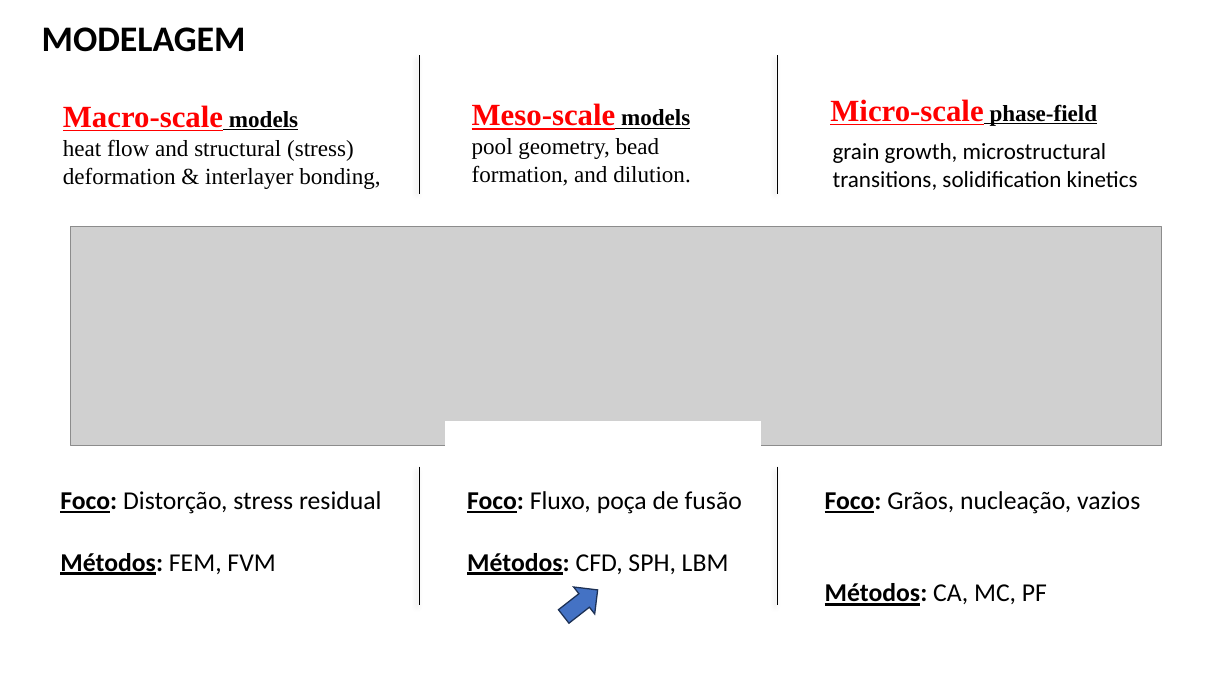
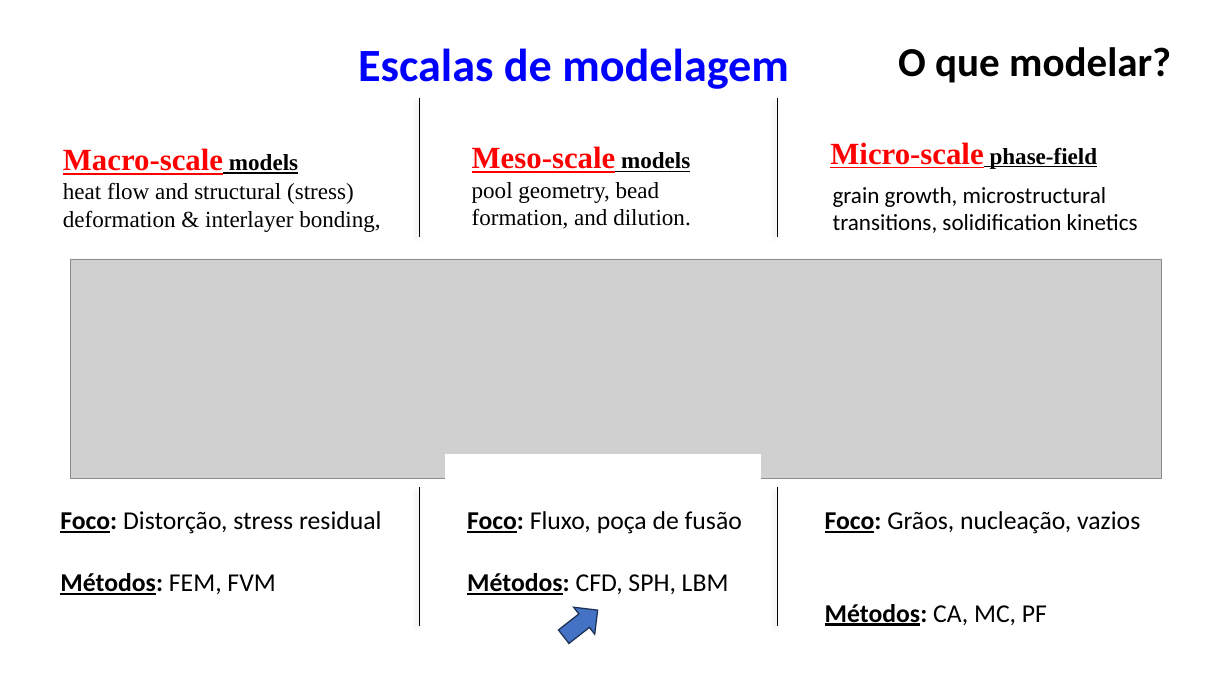
Before and after one commit to grossiRM/AM_FEG, a slide deck: slide 13 of Plano_V02_iii_AM_FEG/d.pptx (slide 5 before the commit). Drawn at 1232x693 pixels with LibreOffice and Linux fonts; fonts in the diff are those of the drawing; grey boxes stand for pictures. Boxes give left, top, right and bottom in pixels: in the first picture for what was removed or moved away, otherwise in the second. Text is boxed around its words. In the diff, an @@ line names an element or a change of style, - is before the commit and + after.

```diff
--- a/Plano_V02_iii_AM_FEG/d.pptx
+++ b/Plano_V02_iii_AM_FEG/d.pptx
@@ text removed at box(42, 27, 246, 52) @@
-MODELAGEM
@@ text added at box(358, 48, 789, 89), 36 pt, text #0000FF, bold @@
+Escalas de modelagem
@@ text added at box(898, 47, 1171, 83), 32 pt, text #000000, bold @@
+O que modelar?
@@ 2 texts, 2 lines: place and size @@
-2 texts, 2 lines at box(63, 55, 1138, 194)
+2 texts, 2 lines at box(63, 99, 1138, 238)
@@ text "Meso-scale models": place and size @@
-text "Meso-scale models" at box(472, 103, 691, 186)
+text "Meso-scale models" at box(472, 146, 691, 229)
@@ text "Micro-scale phase-field": place and size @@
-text "Micro-scale phase-field" at box(830, 99, 1098, 126)
+text "Micro-scale phase-field" at box(830, 142, 1098, 169)
@@ picture: place and size @@
-picture at box(71, 226, 1162, 445)
+picture at box(71, 259, 1162, 478)
@@ rectangle: place and size @@
-rectangle at box(446, 422, 761, 454)
+rectangle at box(446, 455, 761, 486)
@@ 3 texts, 2 lines, 1 right arrow: place and size @@
-3 texts, 2 lines, 1 right arrow at box(60, 467, 1140, 630)
+3 texts, 2 lines, 1 right arrow at box(60, 487, 1140, 650)
```
Also in this commit, not shown: 10 other slides changed, 10 slides added, 2 slides removed, 7 other files.
